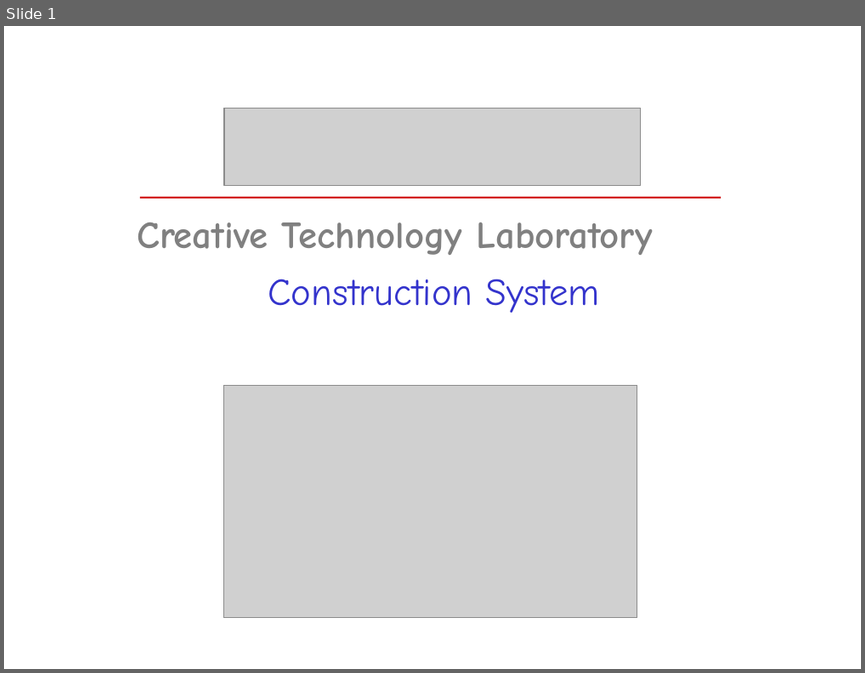
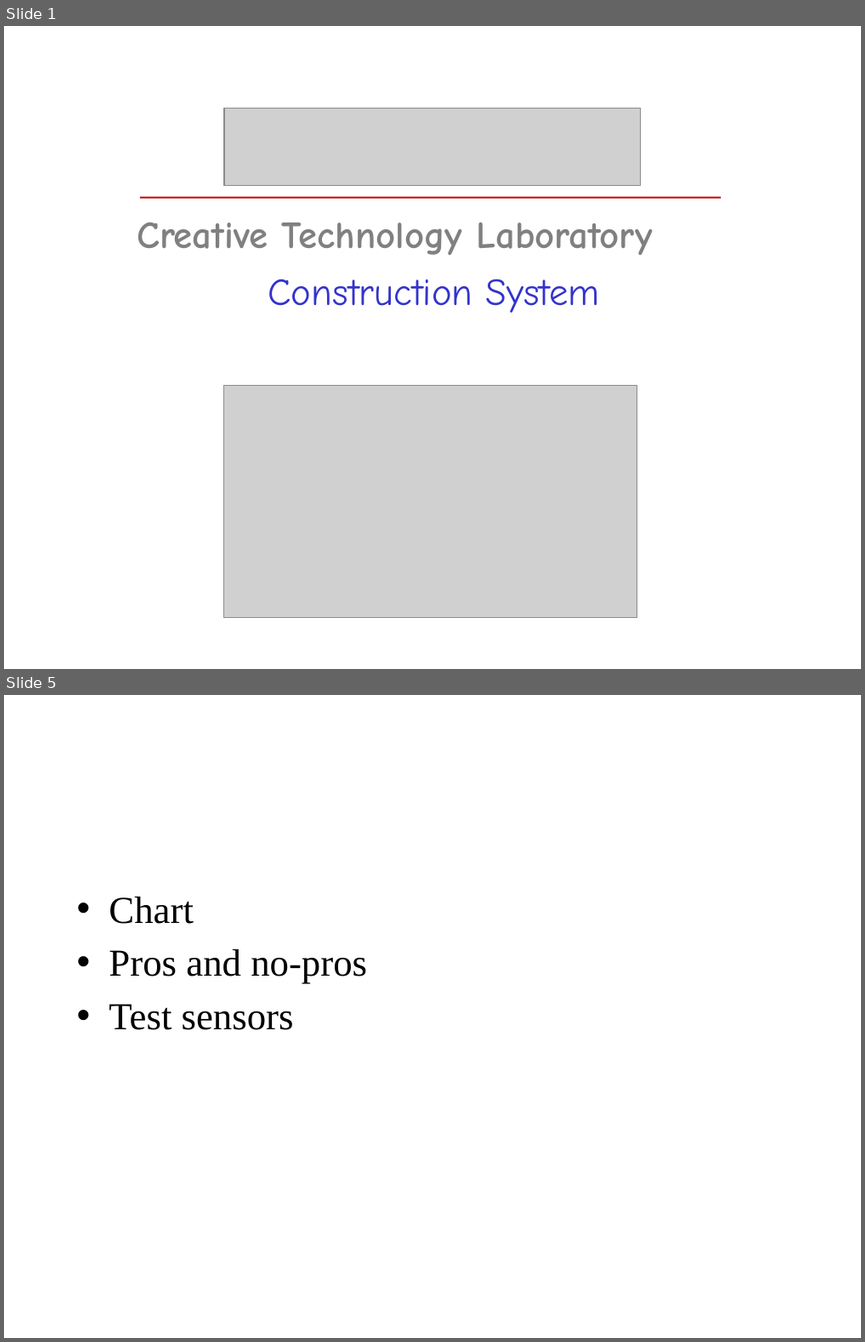
Before and after one commit to DanielGVPJ/Construction-System, a slide deck: Documentation/Presentation.pptx. Shown one above the other, each under a label of ours: slide 1 before the commit, slides 1 and 5 after it; the slides between them are not shown. The pictures are 865x673 and 865x1342 pixels, drawn with LibreOffice and Linux fonts; fonts in the diff are those of the drawing; grey boxes stand for pictures. Boxes give left, top, right and bottom in pixels: in the first picture for what was removed or moved away, otherwise in the second. Text is boxed around its words. In the diff, an @@ line names an element or a change of style, - is before the commit and + after.

```diff
--- a/Documentation/Presentation.pptx
+++ b/Documentation/Presentation.pptx
@@ slide 5 added at (4, 695, 861, 1338), background #FFFFFF @@
@@ text added at (109, 896, 367, 1030), 32 pt, text #000000 @@
+• Chart
+• Pros and no-pros
+• Test sensors
```
Also in this commit, not shown: 3 slides changed, 9 other files.
